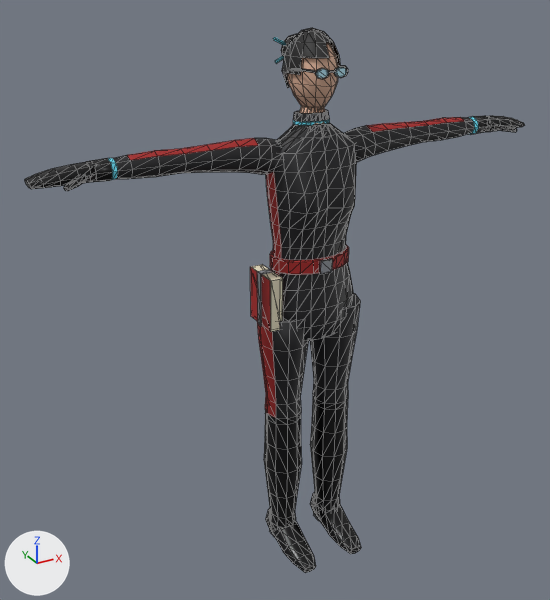
Before and after pictures for a commit that changed the glTF model public/models/librarian.glb.
One viewpoint serves both versions: a 50 mm lens placed at (-1.252, -2.036, 2.033), pointed at (-0.089, 0.078, 0.976). The lights are fixed; the arrows at lower left show +X, +Y and +Z. The picture after the commit comes second. Mesh edges are drawn as thin lines. Vertices at exactly the same position are counted once.

Names of what the first picture shows: 'Librarian'.
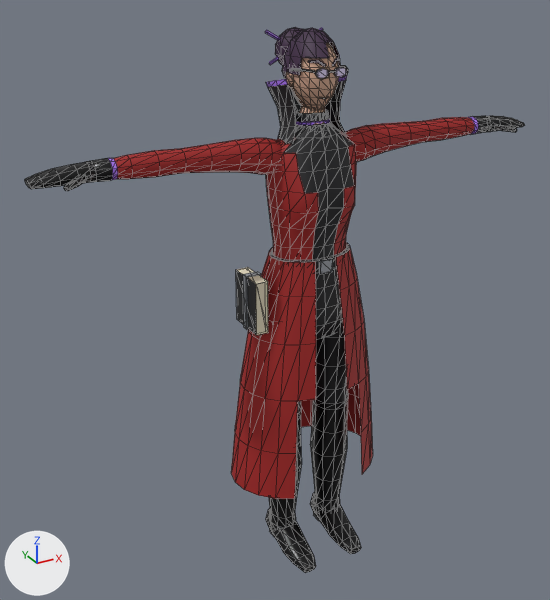
Boxes (x1, y1, x2, y2) around the edits, measured in the pictures (550 x 600 px; the box of a moved part takes in the faces that stretch with it):
'Librarian', reshaped
    before: (25, 28, 524, 573)
    after: (25, 27, 524, 573)
part 1 of me_librarian, moved or reshaped
    before: (250, 265, 283, 332)
    after: (236, 267, 268, 335)
part 2 of me_librarian, moved or reshaped
    before: (275, 56, 283, 63)
    after: (269, 28, 323, 65)
part 3 of me_librarian, moved or reshaped
    before: (273, 37, 286, 45)
    after: (265, 30, 280, 41)
part 4 of me_librarian, added
    after: (308, 60, 326, 67)
part 5 of me_librarian, added
    after: (275, 27, 305, 66)
part 6 of me_librarian, added (red)
    after: (231, 242, 373, 499)
part 7 of me_librarian, added
    after: (266, 75, 347, 144)
part 8 of me_librarian, moved or reshaped
    before: (92, 34, 489, 182)
    after: (88, 43, 491, 182)
part 9 of me_librarian, moved or reshaped
    before: (257, 269, 275, 326)
    after: (243, 272, 261, 330)
part 10 of me_librarian, recoloured
    both: (113, 117, 472, 260)
part 11 of me_librarian, recoloured
    before: (257, 245, 349, 418)
    after: (270, 245, 349, 274)

The change, as a diff of the scene's bpy script:
```diff
--- a/public/models/librarian.glb.py
+++ b/public/models/librarian.glb.py
@@ mat_librarian_lining @@
+mat_librarian_lining = principled_material('Librarian_Lining')
+mat_librarian_lining.base_color = (0.00802, 0.00802, 0.0103)  # black #16161a
+mat_librarian_lining.roughness = 0.55
@@ me_librarian @@
 # used by ob_librarian; location = (0.0, 0.0, 0.0)
-me_librarian.from_pydata(...)  # 1438 vertices, 2636 faces; spans x -0.88..0.88, y -0.21..0.15, z 0.0..1.86
+me_librarian.from_pydata(...)  # 1876 vertices, 3392 faces; spans x -0.88..0.88, y -0.21..0.22, z 0.0..1.86
+# me_librarian part 1: the loose piece of 8 vertices spanning x -0.19..-0.14, y -0.07..0.07, z 0.94..1.12 is moved by (-0.05, 0.0, 0.0)
+# me_librarian part 2: the loose piece of 8 vertices spanning x -0.07..0.08, y 0.1..0.11, z 1.76..1.83 is scaled about its middle by (1.23, 0.667, 1.35), then moved by (0.0, 0.01, 0.01)
+# me_librarian part 3: the loose piece of 8 vertices spanning x -0.08..0.07, y 0.1..0.11, z 1.76..1.83 is scaled about its middle by (1.23, 0.667, 1.35), then moved by (0.0, 0.01, 0.01)
+# me_librarian part 4: the loose piece of 12 vertices spanning x -0.08..-0.05, y -0.1..0.0, z 1.75..1.76 is copied, and the copy is multiplied about its middle by the matrix ((0.369, -0.304, 0.156), (0.315, 0.392, 0.019), (-0.133, 0.084, 0.478)), then moved by (0.03, -0.02, 0.02), in mat_librarian_hair (dark purple #3a1f40); it spans x -0.05..-0.01, y -0.09..-0.05, z 1.76..1.78
+# me_librarian part 5: a new loose piece, a UV sphere (10 segments, 7 rings, poles along z) spanning x -0.06..0.06, y 0.05..0.17, z 1.73..1.86, in mat_librarian_hair (dark purple #3a1f40)
+# me_librarian part 6: a new loose piece of 131 vertices spanning x -0.29..0.29, y -0.16..0.22, z 0.32..1.17, in mat_librarian_skirt (red #a3201f)
+# me_librarian part 7: a new loose piece of 75 vertices spanning x -0.13..0.13, y -0.05..0.14, z 1.51..1.73
+# me_librarian part 8: 35 vertices moved from x -0.71..0.71, y -0.09..0.05, z 1.5..1.84 to x -0.71..0.71, y -0.09..0.05, z 1.52..1.84; 161 vertices removed from x -0.71..0.71, y -0.1..0.15, z 1.46..1.84; 295 vertices added at x -0.71..0.71, y -0.1..0.11, z 1.45..1.84
+# me_librarian part 9: 4 vertices removed from x -0.14, y -0.01..0.01, z 0.94..1.12; 4 vertices added at x -0.24, y -0.01..0.01, z 0.94..1.12
+# me_librarian part 10: 296 faces spanning x -0.64..0.64, y -0.12..0.1, z 1.14..1.59 switch from mat_librarian_suit (black #16161a) to mat_librarian_skirt (red #a3201f)
+# me_librarian part 11: 184 faces spanning x -0.19..0.19, y -0.1..0.1, z 0.58..1.17 switch from mat_librarian_skirt (red #a3201f) to mat_librarian_suit (black #16161a)
+# other edits to the shape of me_librarian do not show in these pictures
 me_librarian.materials.append(mat_librarian_skin)
@@ me_librarian @@
 me_librarian.materials.append(mat_librarian_eyes)
+me_librarian.materials.append(mat_librarian_lining)  # black #16161a
```
